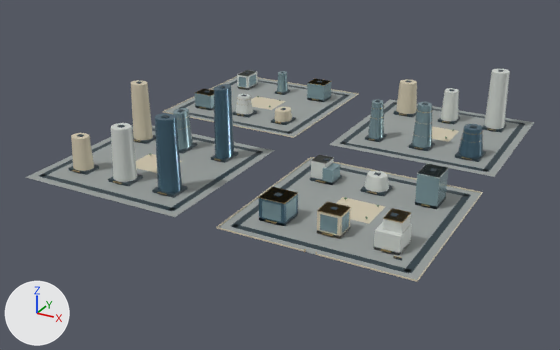
The glTF model web/public/assets/3d/ampliworld/GC-CITY-2030/GC-TILE-16-19.glb: old version first, new version second.
The view is the same before and after, from a 50 mm lens placed at (6666.0, -5303.0, 580.0), pointed at (5984.0, -4064.0, -39.0). Lighting does not change. The marker at lower left points along +X, +Y and +Z. The first picture is the older version. Where no turn or scale is listed for an object, it has been applied to the vertices. Vertices at exactly the same position are counted once.

Objects in the first picture: 'GC-TILE-16-19-blue', 'GC-TILE-16-19-dark', 'GC-TILE-16-19-glass', 'GC-TILE-16-19-gold', 'GC-TILE-16-19-ivory', 'GC-TILE-16-19-paving', 'GC-TILE-16-19-white'.
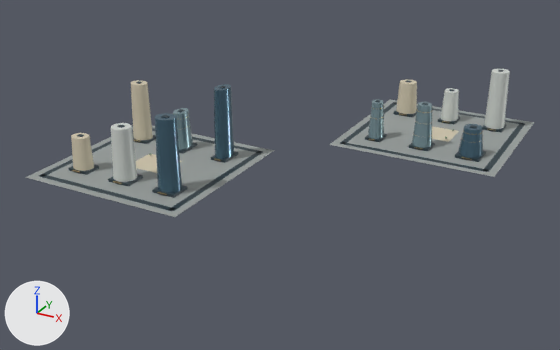
Boxes [x1, y1, x2, y2] around the edits, measured in the pictures (560 x 350 px):
'GC-TILE-16-19-paving', reshaped (42% shorter)
    before: [26, 77, 535, 280]
    after: [26, 99, 535, 217]
'GC-TILE-16-19-dark', reshaped (31% shorter)
    before: [39, 70, 525, 274]
    after: [39, 70, 525, 211]
'GC-TILE-16-19-ivory', reshaped (54% shorter)
    before: [71, 76, 483, 282]
    after: [71, 79, 459, 173]
'GC-TILE-16-19-white', reshaped (39% shorter)
    before: [111, 69, 510, 256]
    after: [111, 69, 510, 182]
'GC-TILE-16-19-glass', reshaped (6% narrower, 68% shorter)
    before: [173, 71, 449, 234]
    after: [173, 99, 432, 150]
'GC-TILE-16-19-blue', reshaped (23% shorter)
    before: [155, 84, 483, 226]
    after: [155, 84, 483, 193]
'GC-TILE-16-19-gold', reshaped
    before: [72, 78, 493, 259]
    after: [72, 108, 493, 195]
part 1 of me_mesh_0, deleted
    before: [164, 77, 357, 137]
part 2 of me_mesh_0, deleted
    before: [219, 158, 481, 280]
part 3 of me_mesh_1, deleted
    before: [173, 72, 471, 274]
part 4 of me_mesh_2, deleted
    before: [162, 76, 483, 282]
part 5 of me_mesh_5, deleted
    before: [195, 78, 430, 259]
part 6 of me_mesh_6, deleted
    before: [235, 70, 449, 256]
part 7 of me_mesh_7, deleted
    before: [195, 71, 449, 234]
part 8 of me_mesh_8, deleted (blue)
    before: [259, 187, 298, 226]

The change in detail:
me_mesh_0 is used by ob_gc_tile_16_19_paving; location (0.0, 0.0, 0.0).
me_mesh_0 had 32 vertices, 48 faces and spanned x 5621.0..6379.0, y -4379.0..-3621.0, z 0.0.
me_mesh_0 now has 16 vertices, 24 faces and spans x 5621.0..6379.0, y -4379.0..-3621.0, z 0.0.
me_mesh_0 part 1: the loose piece of 8 vertices spanning x 5621.0..5959.0, y -3959.0..-3621.0, z 0.0 is deleted.
me_mesh_0 part 2: the loose piece of 8 vertices spanning x 6041.0..6379.0, y -4379.0..-4041.0, z 0.0 is deleted.
me_mesh_1 is used by ob_gc_tile_16_19_dark; location (0.0, 0.0, 0.0).
me_mesh_1 had 520 vertices, 780 faces and spanned x 5636.0..6364.0, y -4364.0..-3636.0, z 0.0..144.0.
me_mesh_1 now has 256 vertices, 384 faces and spans x 5636.0..6364.0, y -4364.0..-3636.0, z 0.0..144.0.
me_mesh_1 part 3: 33 loose pieces with 264 vertices, spanning x 5636.0..6364.0, y -4364.0..-3636.0, z 0.0..60.0, are deleted.
me_mesh_2 is used by ob_gc_tile_16_19_ivory; location (0.0, 0.0, 0.0).
me_mesh_2 had 208 vertices, 340 faces and spanned x 5620.0..6380.0, y -4380.0..-3620.0, z 0.0..122.0.
me_mesh_2 now has 82 vertices, 144 faces and spans x 5669.0..6250.0, y -4316.0..-3677.0, z 0.0..122.0.
me_mesh_2 part 4: 14 loose pieces with 126 vertices, spanning x 5620.0..6380.0, y -4380.0..-3620.0, z 0.0..40.0, are deleted.
me_mesh_5 is used by ob_gc_tile_16_19_gold; location (0.0, 0.0, 0.0).
me_mesh_5 had 1400 vertices, 2436 faces and spanned x 5668.0..6339.0, y -4380.0..-3677.0, z 0.0..123.0.
me_mesh_5 now has 888 vertices, 1584 faces and spans x 5671.0..6331.0, y -4324.0..-3677.0, z 4.0..123.0.
me_mesh_5 part 5: 43 loose pieces with 512 vertices, spanning x 5668.0..6339.0, y -4380.0..-3677.0, z 0.0..53.0, are deleted.
me_mesh_6 is used by ob_gc_tile_16_19_white; location (0.0, 0.0, 0.0).
me_mesh_6 had 166 vertices, 284 faces and spanned x 5674.0..6331.0, y -4322.0..-3674.0, z 0.0..126.0.
me_mesh_6 now has 66 vertices, 120 faces and spans x 5769.0..6330.0, y -4320.0..-3676.0, z 5.0..126.0.
me_mesh_6 part 6: 9 loose pieces with 100 vertices, spanning x 5674.0..6331.0, y -4322.0..-3674.0, z 0.0..59.0, are deleted.
me_mesh_7 is used by ob_gc_tile_16_19_glass; location (0.0, 0.0, 0.0).
me_mesh_7 had 312 vertices, 496 faces and spanned x 5668.0..6329.0, y -4322.0..-3674.0, z 0.0..90.0.
me_mesh_7 now has 66 vertices, 120 faces and spans x 5773.0..6229.0, y -4144.0..-3858.0, z 5.0..90.0.
me_mesh_7 part 7: 29 loose pieces with 246 vertices, spanning x 5668.0..6329.0, y -4322.0..-3674.0, z 0.0..59.0, are deleted.
me_mesh_8 is used by ob_gc_tile_16_19_blue; location (0.0, 0.0, 0.0).
me_mesh_8 had 74 vertices, 132 faces and spanned x 5868.0..6333.0, y -4321.0..-3852.0, z 0.0..142.0.
me_mesh_8 now has 66 vertices, 120 faces and spans x 5868.0..6333.0, y -4319.0..-3852.0, z 5.0..142.0.
me_mesh_8 part 8: the loose piece of 8 vertices spanning x 6086.0..6134.0, y -4321.0..-4275.0, z 0.0..42.0 is deleted.
